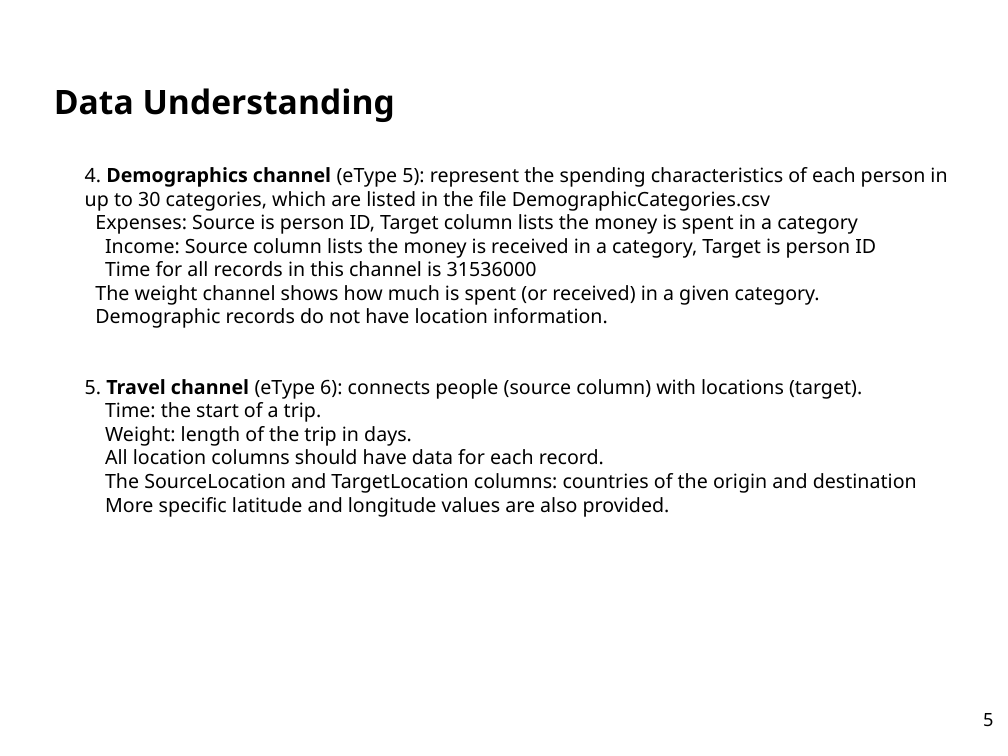
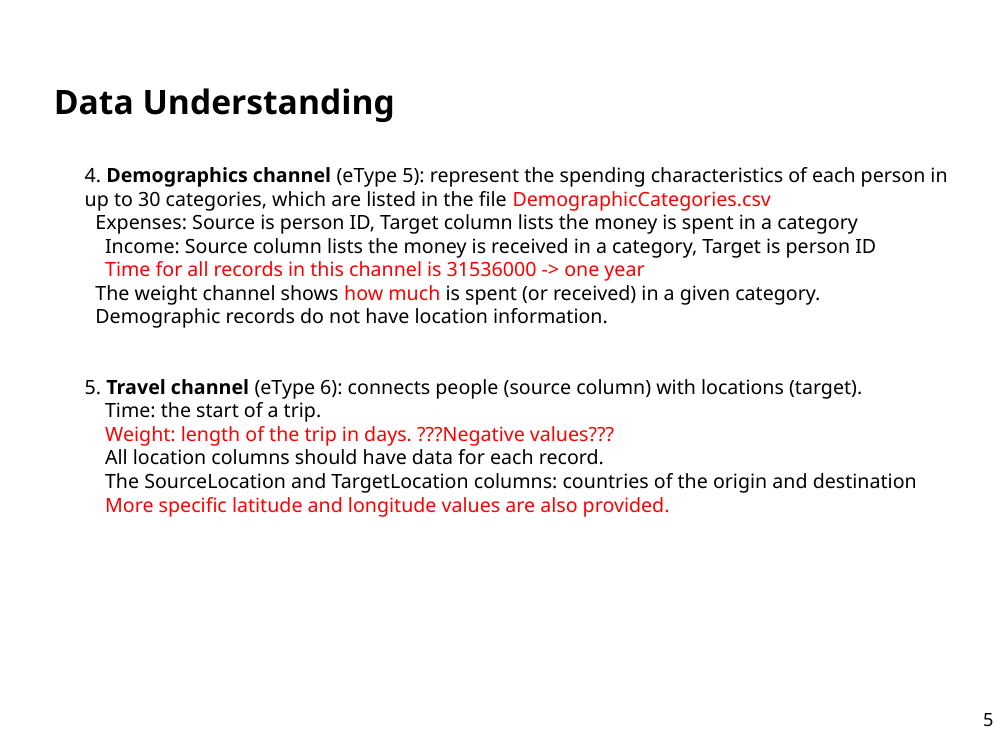
Before and after one commit to AtrayeeNeog/Visualization_2019-20, a slide deck: slide 5 of Documentation/Project_Data_Understanding.pptx. Drawn at 1008x756 pixels with LibreOffice and Linux fonts; fonts in the diff are those of the drawing; background and template pictures are left out. Boxes give left, top, right and bottom in pixels: in the first picture for what was removed or moved away, otherwise in the second. Text is boxed around its words. In the diff, an @@ line names an element or a change of style, - is before the commit and + after.

```diff
--- a/Documentation/Project_Data_Understanding.pptx
+++ b/Documentation/Project_Data_Understanding.pptx
@@ text at (x1=85, y1=167, x2=947, y2=517): text colour #000000 to #FF0000 in "DemographicCategories.csv", "how much", "More specific latitude and longitude values are ..." @@
@@ text at (x1=105, y1=261, x2=644, y2=281): text changed; text colour #000000 to #FF0000 @@
-  Time for all records in this channel is 31536000
+  Time for all records in this channel is 31536000 -> one year
@@ text at (x1=105, y1=426, x2=614, y2=446): text changed; text colour #000000 to #FF0000 @@
-  Weight: length of the trip in days.
+  Weight: length of the trip in days. ???Negative values???
```
Also in this commit, not shown: 2 other slides changed.
